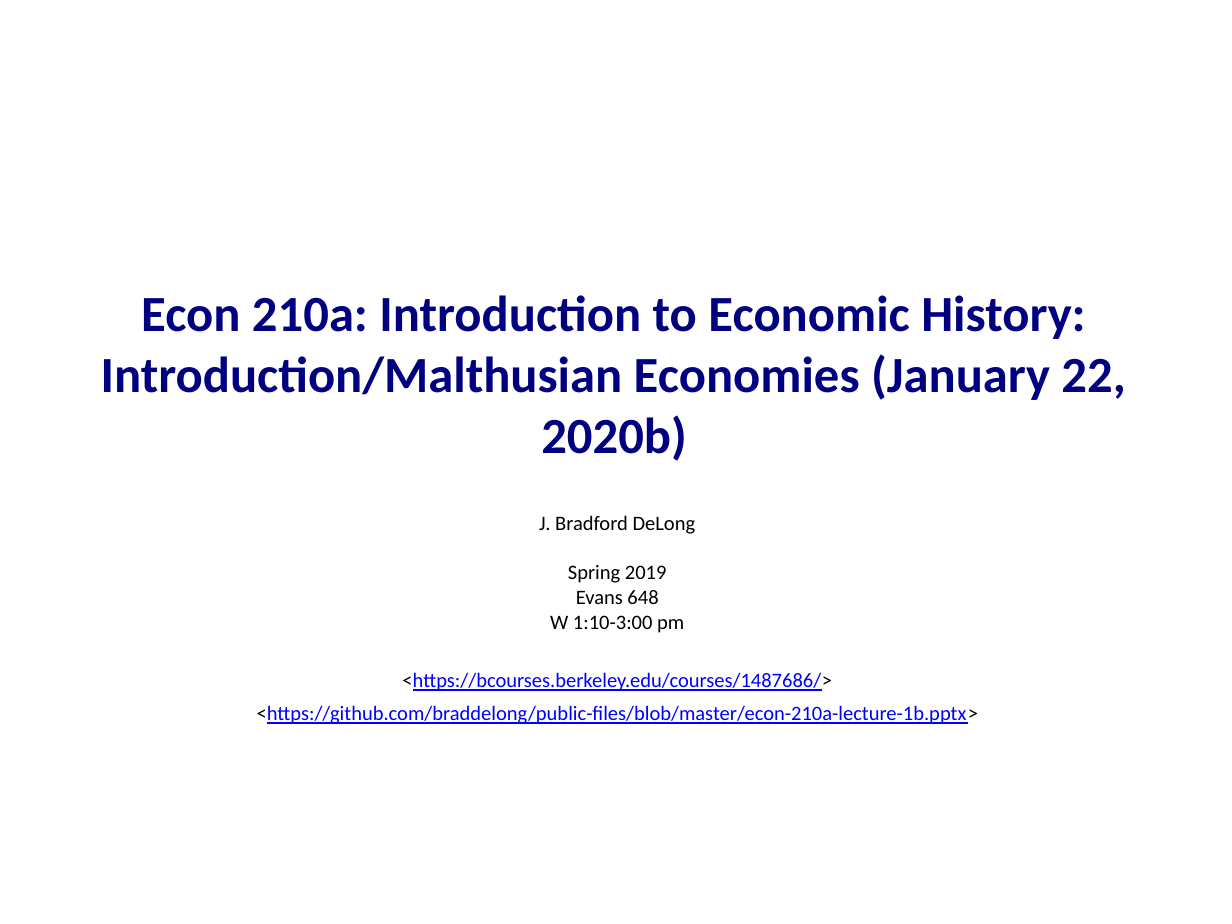
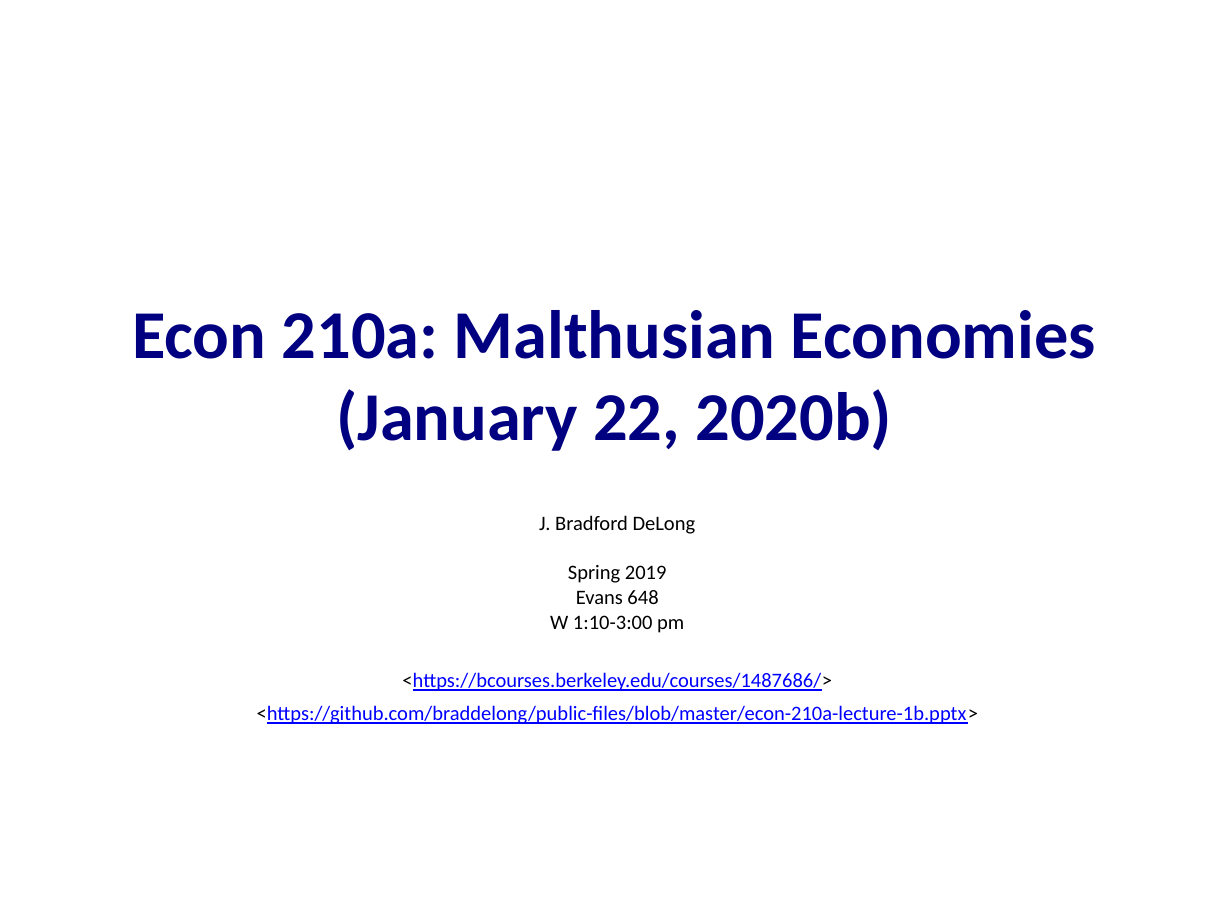
Before and after one commit to DavidLJ/public-files, a slide deck: slide 1 of econ-210a-lecture-1b.pptx. Drawn at 1232x924 pixels with LibreOffice and Linux fonts; fonts in the diff are those of the drawing. Boxes give left, top, right and bottom in pixels: in the first picture for what was removed or moved away, otherwise in the second. Text is boxed around its words. In the diff, an @@ line names an element or a change of style, - is before the commit and + after.

```diff
--- a/econ-210a-lecture-1b.pptx
+++ b/econ-210a-lecture-1b.pptx
@@ title at (132, 310, 1096, 451): text changed; size 29.6 to 40 pt @@
-Econ 210a: Introduction to Economic History: Introduction/Malthusian Economies (January 22, 2020b)
+Econ 210a: Malthusian Economies (January 22, 2020b)
```
Also in this commit, not shown: 2 slides added.
